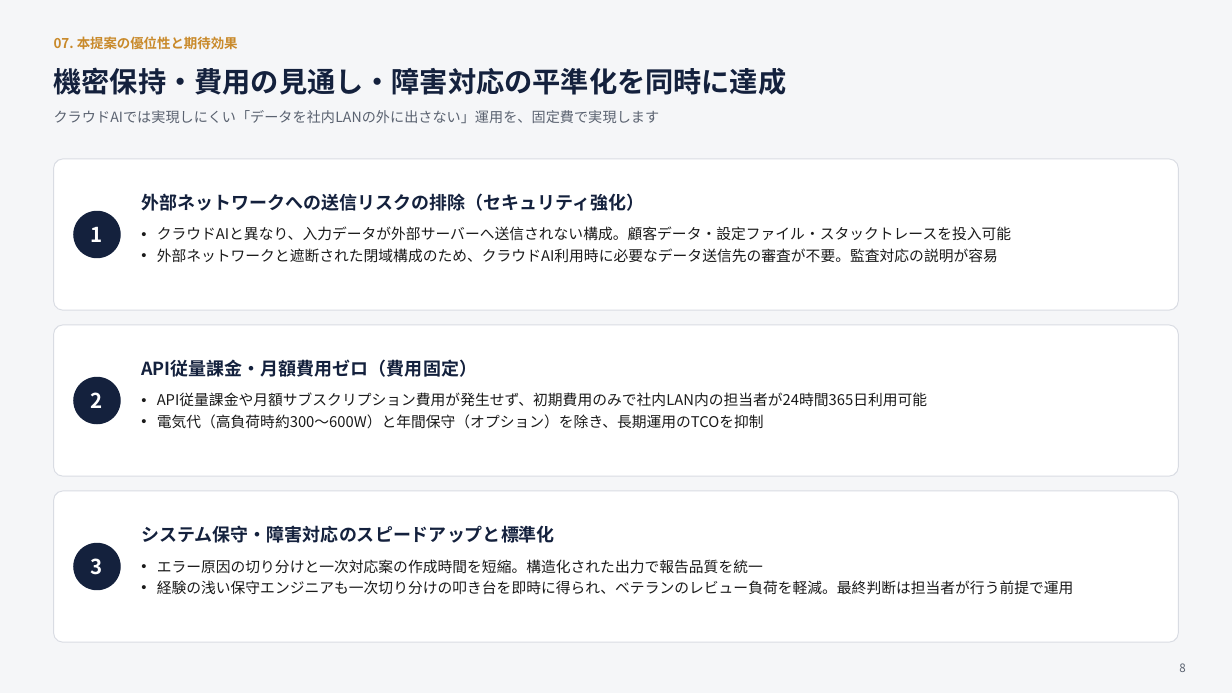
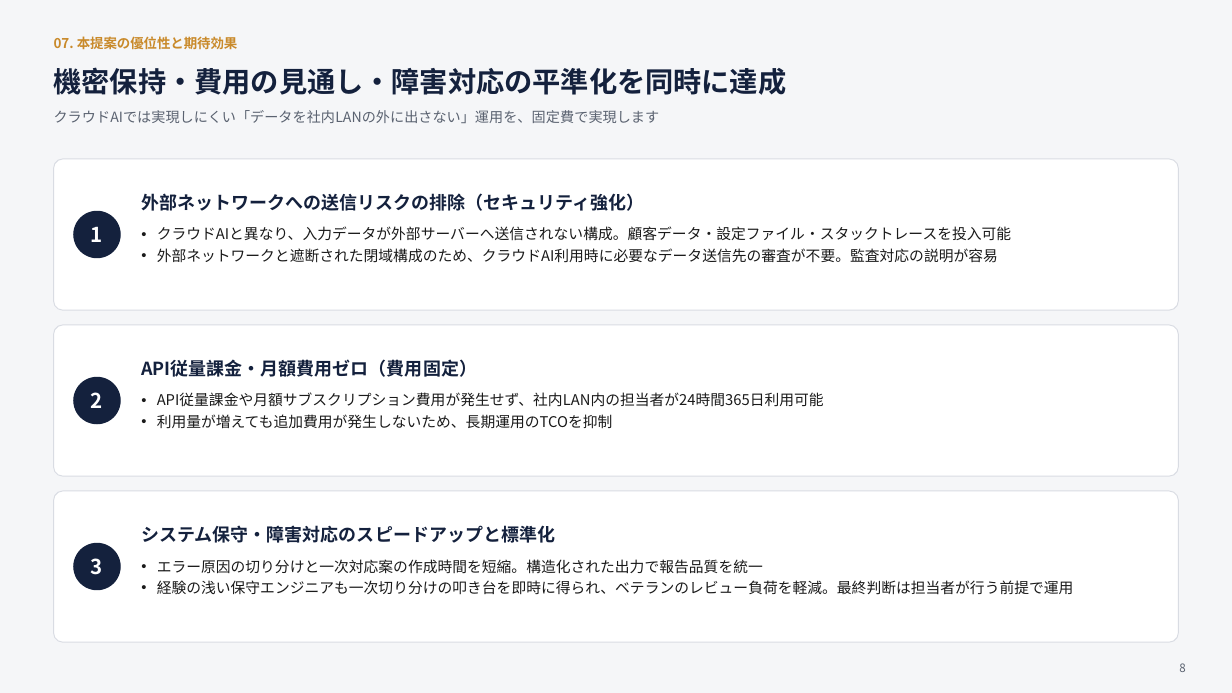
Before and after one commit to EN-Office/EN-Office, a slide deck: slide 8 of docs/proposal/local_llm_proposal_v3.pptx. Drawn at 1232x693 pixels with LibreOffice and Linux fonts; fonts in the diff are those of the drawing. Boxes give left, top, right and bottom in pixels: in the first picture for what was removed or moved away, otherwise in the second. Text is boxed around its words. In the diff, an @@ line names an element or a change of style, - is before the commit and + after.

```diff
--- a/docs/proposal/local_llm_proposal_v3.pptx
+++ b/docs/proposal/local_llm_proposal_v3.pptx
@@ text at <box>157,392,824,429</box>: text changed @@
-• API従量課金や月額サブスクリプション費用が発生せず、初期費用のみで社内LAN内の担当者が24時間365日利用可能
-• 電気代（高負荷時約300〜600W）と年間保守（オプション）を除き、長期運用のTCOを抑制
+• API従量課金や月額サブスクリプション費用が発生せず、社内LAN内の担当者が24時間365日利用可能
+• 利用量が増えても追加費用が発生しないため、長期運用のTCOを抑制
```
Also in this commit, not shown: 5 other slides changed, 3 other files.
